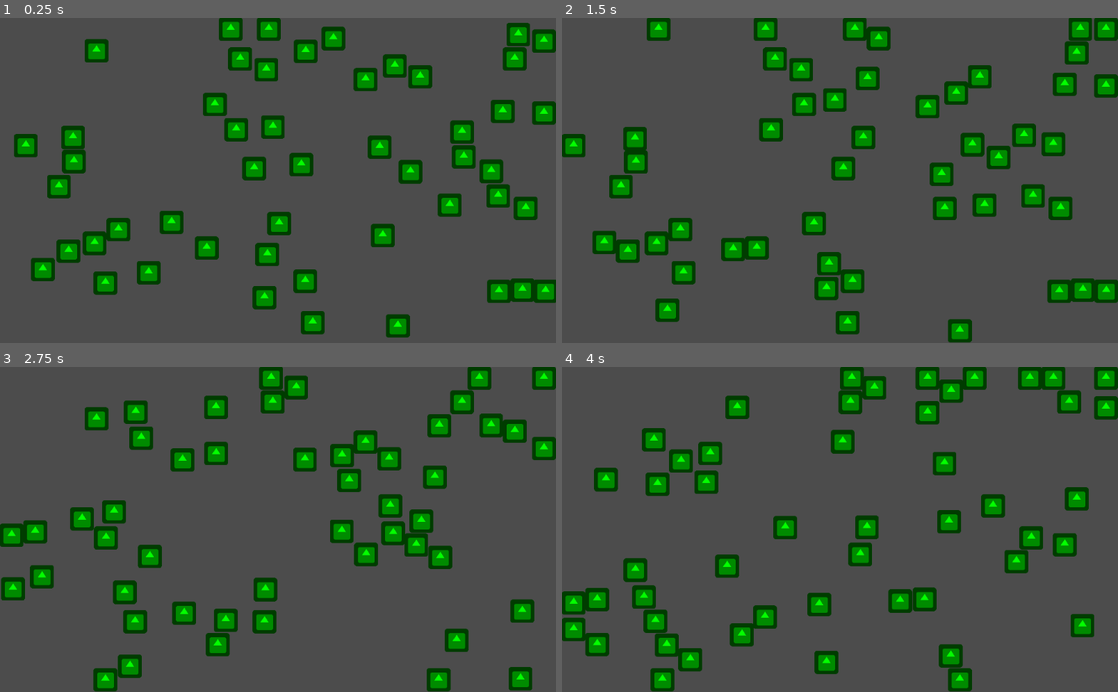
Above: before the commit, frames 1-4 (two rows, left to right).
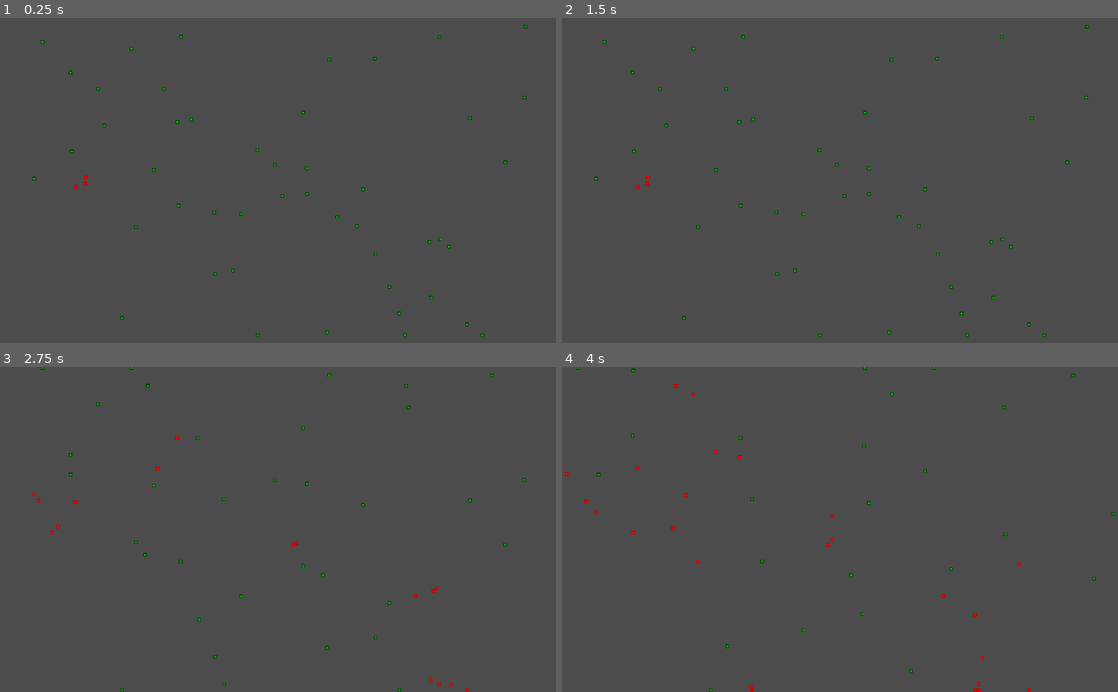
Above: after the commit, the same moments.

Repository: AxeDennis/Godot-screensaver-project
Game: Godot game, scene res://Node2D.tscn
The game is run twice, just before and just after one commit, with the same random seed, the same clock (stepped at 60 frames per second) and the same inputs. The engine's default icon, where the game draws it, is replaced by a stand-in: a white triangle on a blue panel in a dark square.
Inputs:
- Up to frame 1 (0.25 s): no input
- Up to frame 2 (1.5 s): tap Enter at 0.5 s
- Up to frame 3 (2.75 s): no input
- Up to frame 4 (4 s): no input

The runs differ from the first frame. In frame 1, 16% of the frame differs, in the area x 2-100%, y 0-99%; in frame 2, 16%; in frame 3, 16%; in frame 4, 16%, in the area x 0-100%, y 0-100%.

Commit message:
Update 2020-09-25 12:16
The cubes now turn red if they touch eachother.

Diff:
--- a/KinematicBody2D.gd
+++ b/KinematicBody2D.gd
@@ -8,15 +8,18 @@
 
 func _physics_process(delta):
 	if direction == 1:
-		speed.x = 100
+		speed.x = 50
 	elif direction == 2:
-		speed.x = -100
+		speed.x = -50
 	elif direction == 3:
-		speed.y = 100
+		speed.y = 50
 	elif direction == 4:
-		speed.y = -100
+		speed.y = -50
 
 	move_and_slide(speed)
 
 func _on_Timer_timeout():
 	direction = floor(rand_range(1,5))
+
+func _on_Area2D_area_entered(area):
+	modulate = Color(255,0,0)
--- a/Kub.tscn
+++ b/Kub.tscn
@@ -1,13 +1,15 @@
-[gd_scene load_steps=4 format=2]
+[gd_scene load_steps=5 format=2]
 
 [ext_resource path="res://KinematicBody2D.gd" type="Script" id=1]
 [ext_resource path="res://icon.png" type="Texture" id=2]
 
 [sub_resource type="RectangleShape2D" id=1]
-extents = Vector2( 21.6356, 22.0405 )
+extents = Vector2( 29.541, 29.7942 )
+
+[sub_resource type="CircleShape2D" id=2]
 
 [node name="KinematicBody2D" type="KinematicBody2D"]
-position = Vector2( 511.864, 271.202 )
+position = Vector2( 512.059, 271.174 )
 z_index = 1
 script = ExtResource( 1 )
 __meta__ = {
@@ -17,14 +19,22 @@
 [node name="Sprite" type="Sprite" parent="."]
 modulate = Color( 0.054902, 1, 0, 1 )
 self_modulate = Color( 0.243137, 1, 0, 1 )
-position = Vector2( -0.315048, -0.314972 )
-scale = Vector2( 0.685019, 0.675177 )
+position = Vector2( -0.0791016, 0.0389404 )
+scale = Vector2( 0.1, 0.1 )
 texture = ExtResource( 2 )
 
 [node name="CollisionShape2D" type="CollisionShape2D" parent="."]
-position = Vector2( -3.05176e-05, 0 )
+position = Vector2( -0.0556641, 0 )
+scale = Vector2( 0.1, 0.1 )
 shape = SubResource( 1 )
 
 [node name="Timer" type="Timer" parent="."]
+wait_time = 1.5
 autostart = true
+
+[node name="Area2D" type="Area2D" parent="."]
+
+[node name="CollisionShape2D" type="CollisionShape2D" parent="Area2D"]
+shape = SubResource( 2 )
 [connection signal="timeout" from="Timer" to="." method="_on_Timer_timeout"]
+[connection signal="area_entered" from="Area2D" to="." method="_on_Area2D_area_entered"]
--- a/Node2D.gd
+++ b/Node2D.gd
@@ -7,12 +7,13 @@
 func _ready():
 	randomize()
 
+func _process(delta):
 	while amount < 50:
 		var scene = load("res://Kub.tscn")
 		var cube = scene.instance()
 		location.x = rand_range(1, window_size.x)
 		location.y = rand_range(1, window_size.y)
-		amount += 1
 		add_child(cube)
 		cube.position = location
+		amount += 1
 		print("current: ", amount)
Not shown, added: export_presets.cfg
